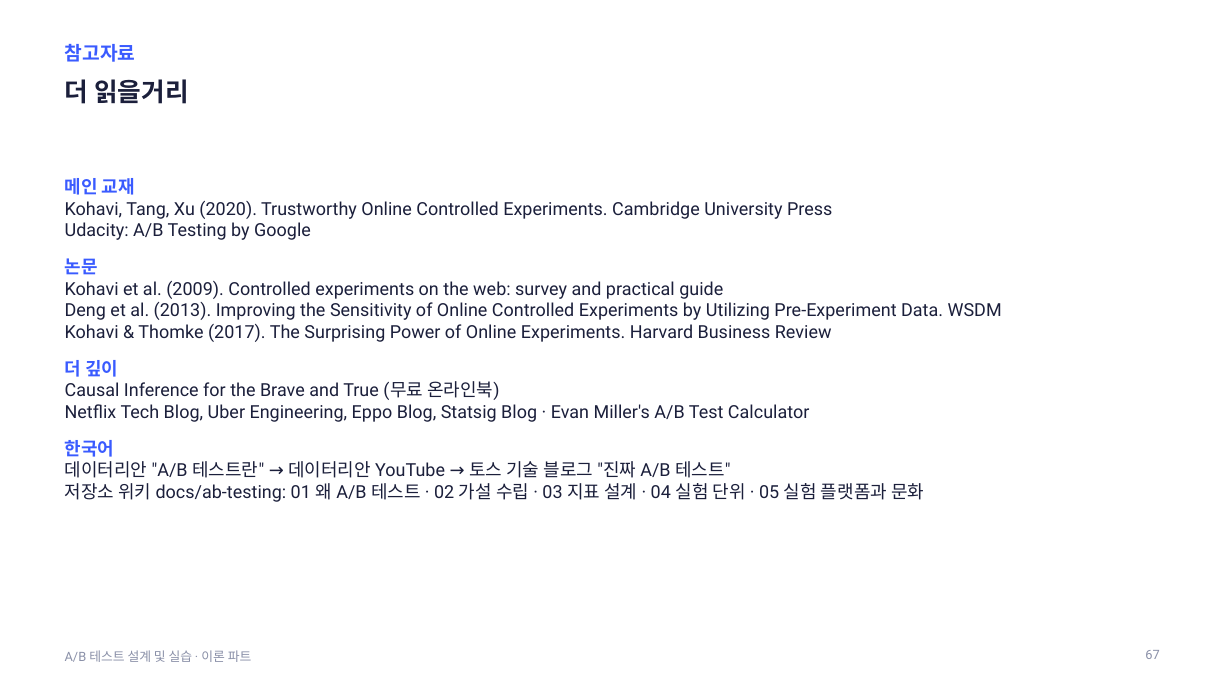
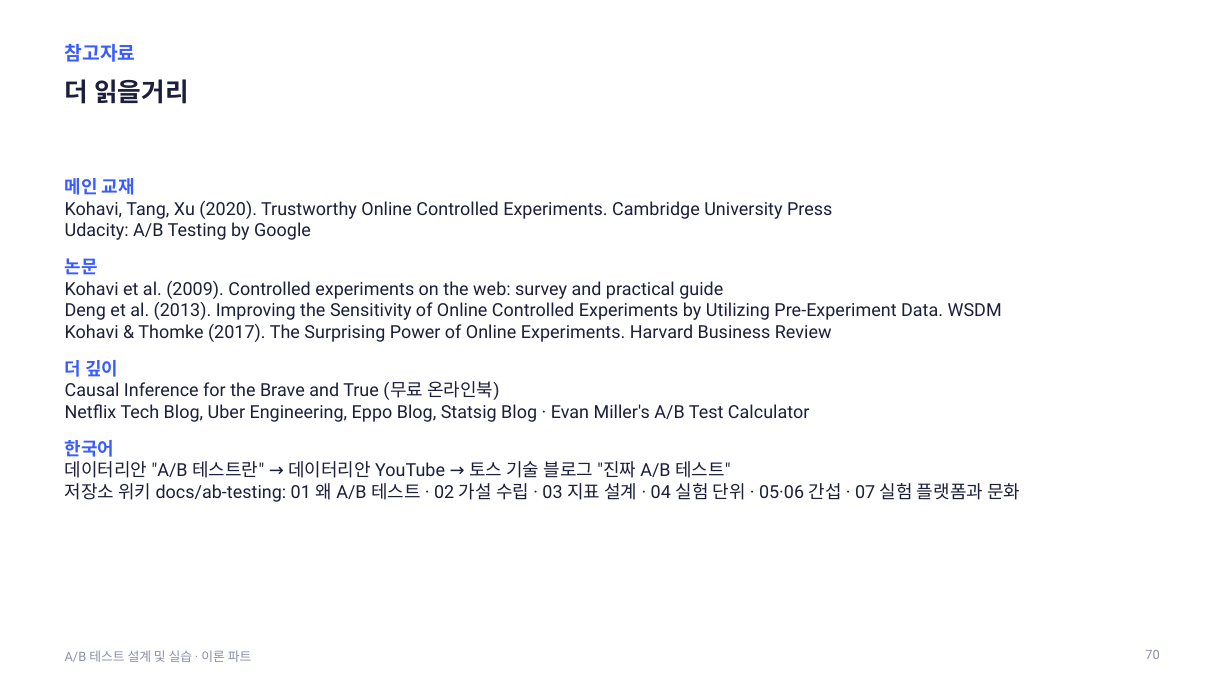
Before and after one commit to kkamret/quickmart-lab-rats, a slide deck: slide 70 of docs/lecture/ab-testing-theory.pptx (slide 67 before the commit). Drawn at 1232x693 pixels with LibreOffice and Linux fonts; fonts in the diff are those of the drawing. Boxes give left, top, right and bottom in pixels: in the first picture for what was removed or moved away, otherwise in the second. Text is boxed around its words. In the diff, an @@ line names an element or a change of style, - is before the commit and + after.

Commit message:
docs: 이론 PPT에 간섭 연재 반영
- Ch4에 간섭의 두 경로, 간섭의 영향, 간섭을 줄이는 설계 슬라이드 추가
- 고급 설계 표에서 간섭 대응 설계 행을 정리
- 실험 플랫폼 위키 참조를 07편으로 수정하고 가이드 기록 갱신

Refs #10

```diff
--- a/docs/lecture/ab-testing-theory.pptx
+++ b/docs/lecture/ab-testing-theory.pptx
@@ text at box(65, 483, 1020, 502): text changed @@
-저장소 위키 docs/ab-testing: 01 왜 A/B 테스트 · 02 가설 수립 · 03 지표 설계 · 04 실험 단위 · 05 실험 플랫폼과 문화
+저장소 위키 docs/ab-testing: 01 왜 A/B 테스트 · 02 가설 수립 · 03 지표 설계 · 04 실험 단위 · 05·06 간섭 · 07 실험 플랫폼과 문화
@@ page number at box(1145, 650, 1159, 659): text changed @@
-67
+70
```
Also in this commit, not shown: 5 other slides changed, 3 slides added, 1 other file.
